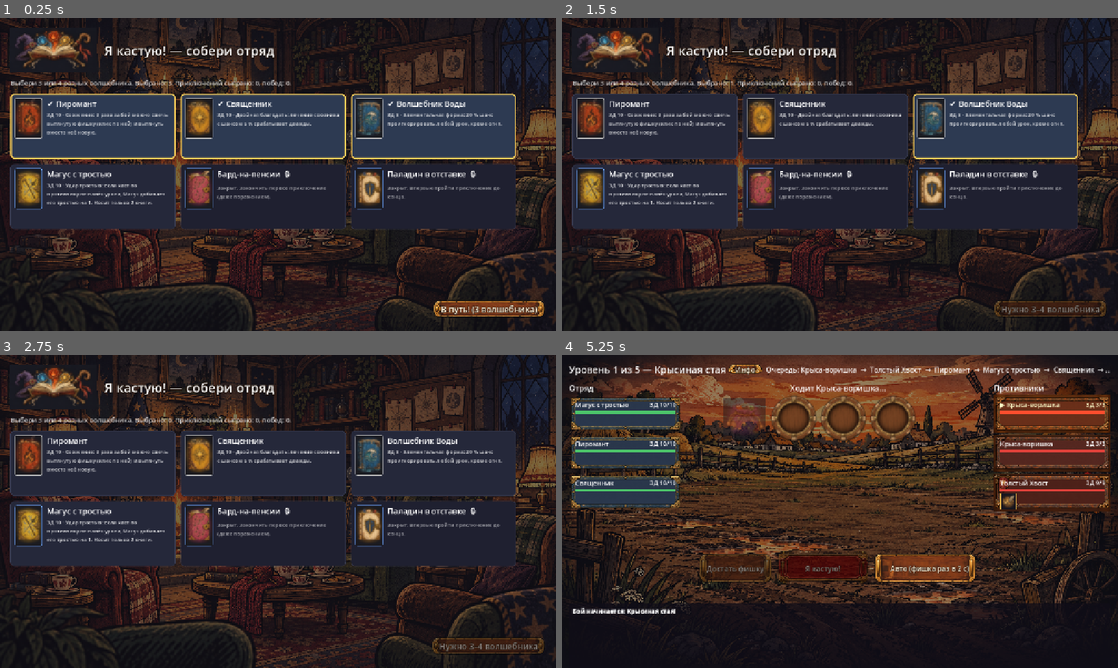
Above: before the commit, frames 1-4 (two rows, left to right).
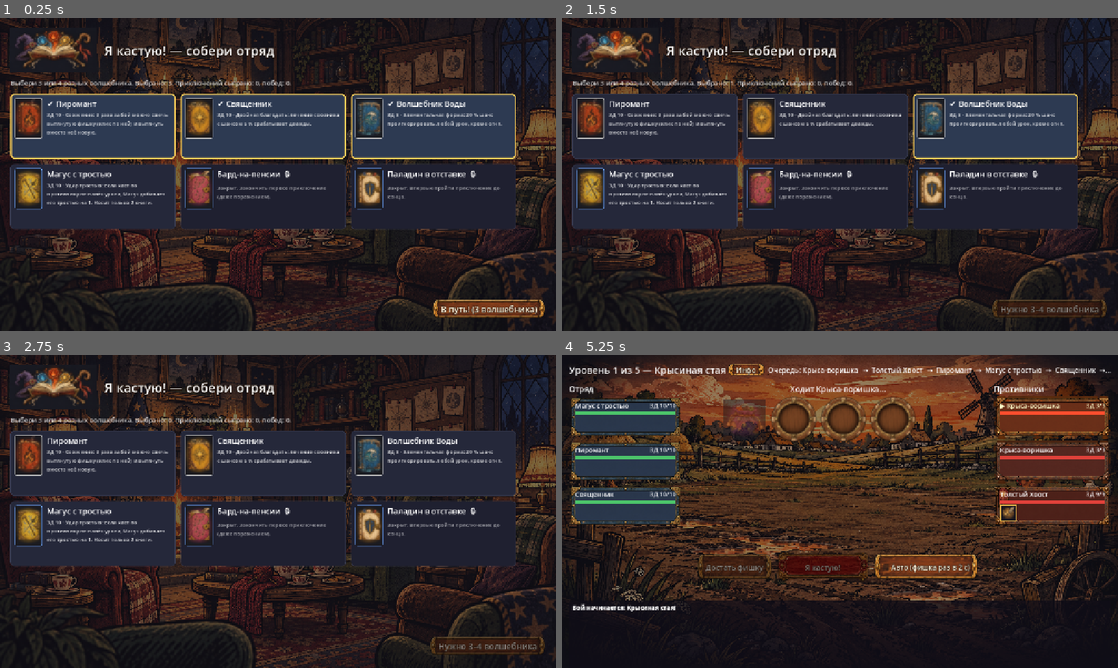
Above: after the commit, the same moments.

Repository: Teninz/I-am-spellcast...
Game: Godot game, scene res://scenes/main.tscn
The game is run twice, just before and just after one commit, with the same random seed, the same clock (stepped at 60 frames per second) and the same inputs.
Inputs (mouse positions are in pixels of both pictures, inside the frame that each line leads up to):
- Up to frame 1 (0.25 s): no input
- Up to frame 2 (1.5 s): click (656, 127) at 0.52 s; click (823, 127) at 1.27 s
- Up to frame 3 (2.75 s): click (433, 464) at 2.02 s
- Up to frame 4 (5.25 s): click (656, 533) at 2.77 s; click (656, 464) at 3.52 s; click (823, 464) at 4.27 s; click "В путь! (3 волшебника)" at 5 s

The runs differ from the first frame. In frame 1, 0.4% of the frame differs, in the area x 77-98%, y 90-96%; in frame 2, 0.5%; in frame 3, 0.5%; in frame 4, 14%, in the area x 1-99%, y 2-83%.

Commit message:
Keep UI art proportions: fixed-ratio camp columns, keyed frame backgrounds, uncut buttons
- Camp columns keep the rest-card frame's 400x720 ratio and scale it as a
  whole; content scrolls inside the frame. Loot shows name and type next
  to the picture and the description below it at full width.
- Frames with a painted dark background around them are keyed to
  transparency at load (source files untouched).
- Buttons use separate horizontal/vertical 9-slice margins so the plank
  is never cut; battle cards match the 512x192 frame ratio.

Co-Authored-By: Claude Opus 5.5 <noreply@anthropic.com>
Claude-Session: https://claude.ai/code/session_01XbX1ngbhtgbfNzisbzGDWM

Diff:
--- a/scripts/ui/art.gd
+++ b/scripts/ui/art.gd
@@ -89,11 +89,62 @@
 
 # --- Интерфейс: фоны, рамки, кнопки ----------------------------------------
 
+## Картинка без сплошного фона по краям: пиксели цвета угла, связанные с краем, становятся
+## прозрачными. Нужно для рамок, у которых вокруг нарисован тёмный фон вместо прозрачности.
+static func keyed(path: String) -> Texture2D:
+	var key := path + "@keyed"
+	if _cache.has(key):
+		return _cache[key]
+	var tex := Art.texture(path)
+	if tex == null:
+		_cache[key] = null
+		return null
+	var img := tex.get_image()
+	if img.is_compressed():
+		img.decompress()
+	img.convert(Image.FORMAT_RGBA8)
+	var w := img.get_width()
+	var h := img.get_height()
+	var bg := img.get_pixel(1, 1)
+	if bg.a < 0.5:
+		_cache[key] = tex  # фон уже прозрачный
+		return tex
+	var seen := PackedByteArray()
+	seen.resize(w * h)
+	var stack := PackedInt32Array()
+	for x in w:
+		stack.append(x)
+		stack.append((h - 1) * w + x)
+	for y in h:
+		stack.append(y * w)
+		stack.append(y * w + w - 1)
+	while not stack.is_empty():
+		var idx: int = stack[stack.size() - 1]
+		stack.resize(stack.size() - 1)
+		if seen[idx]:
+			continue
+		seen[idx] = 1
+		var px := idx % w
+		var py := idx / w
+		var c := img.get_pixel(px, py)
+		if absf(c.r - bg.r) + absf(c.g - bg.g) + absf(c.b - bg.b) > 0.12:
+			continue
+		img.set_pixel(px, py, Color(c.r, c.g, c.b, 0.0))
+		if px > 0: stack.append(idx - 1)
+		if px < w - 1: stack.append(idx + 1)
+		if py > 0: stack.append(idx - w)
+		if py < h - 1: stack.append(idx + w)
+	img.generate_mipmaps()
+	var out := ImageTexture.create_from_image(img)
+	_cache[key] = out
+	return out
+
+
 ## Уменьшенная копия картинки (для рамок: углы 9-slice рисуются в «родном» размере).
 static func scaled(path: String, factor: float) -> Texture2D:
 	var key := "%s@%s" % [path, factor]
 	if not _cache.has(key):
-		var tex := Art.texture(path)
+		var tex := Art.keyed(path) if path.contains("/ui/") else Art.texture(path)
 		if tex == null or is_equal_approx(factor, 1.0):
 			_cache[key] = tex
 		else:
@@ -106,13 +157,16 @@
 
 
 ## Рамка-«резинка» (9-slice) из картинки. margin — толщина края в исходных пикселях.
-static func frame(name: String, margin: float, factor: float = 0.5, content: float = -1.0, tint: Color = Color.WHITE) -> StyleBox:
+static func frame(name: String, margin: float, factor: float = 0.5, content: float = -1.0, tint: Color = Color.WHITE, margin_v: float = -1.0) -> StyleBox:
 	var tex := Art.scaled("res://assets/ui/%s.png" % name, factor)
 	if tex == null:
 		return null
 	var sb := StyleBoxTexture.new()
 	sb.texture = tex
 	sb.set_texture_margin_all(margin * factor)
+	if margin_v >= 0.0:
+		sb.texture_margin_top = margin_v * factor
+		sb.texture_margin_bottom = margin_v * factor
 	sb.set_content_margin_all(content if content >= 0.0 else margin * factor)
 	sb.modulate_color = tint
 	return sb
@@ -203,13 +257,13 @@
 ## Общая тема: деревянные кнопки.
 static func ui_theme() -> Theme:
 	var th := Theme.new()
-	var normal := Art.frame("button", 44, 0.5, -1.0)
+	var normal := Art.frame("button", 40, 0.4, -1.0, Color.WHITE, 14)
 	if normal == null:
 		return th
-	normal.content_margin_left = 18
-	normal.content_margin_right = 18
-	normal.content_margin_top = 6
-	normal.content_margin_bottom = 6
+	normal.content_margin_left = 20
+	normal.content_margin_right = 20
+	normal.content_margin_top = 7
+	normal.content_margin_bottom = 7
 	var hover := normal.duplicate()
 	hover.modulate_color = Color(1.2, 1.15, 1.0)
 	var pressed := normal.duplicate()
--- a/scripts/ui/battle_ui.gd
+++ b/scripts/ui/battle_ui.gd
@@ -668,7 +668,7 @@
 	_draw_button = _button("Достать фишку", _on_draw_pressed)
 	controls.add_child(_draw_button)
 	_cast_button = _button("Я кастую!", _on_cast_pressed)
-	var cast_box := Art.frame("button_cast", 60, 0.45)
+	var cast_box := Art.frame("button_cast", 56, 0.4, -1.0, Color.WHITE, 22)
 	if cast_box:
 		cast_box.content_margin_left = 24
 		cast_box.content_margin_right = 24
@@ -735,7 +735,7 @@
 
 func _make_card(u: Unit) -> Button:
 	var b := Button.new()
-	b.custom_minimum_size = Vector2(260, 86)
+	b.custom_minimum_size = Vector2(260, 98)  # пропорции рамки 512×192
 	b.pressed.connect(_on_card_pressed.bind(u))
 	var frame_name := "card_party" if u.is_wizard() else ("card_boss" if u.is_boss else ("card_leader" if u.is_leader else "card_enemy"))
 	var box: StyleBox = Art.frame(frame_name, 40, 0.42)
--- a/scripts/ui/camp_ui.gd
+++ b/scripts/ui/camp_ui.gd
@@ -85,19 +85,17 @@
 	_info.modulate = Color(1, 1, 1, 0.75)
 	root.add_child(_info)
 
-	var scroll := ScrollContainer.new()
-	scroll.size_flags_vertical = Control.SIZE_EXPAND_FILL
-	scroll.horizontal_scroll_mode = ScrollContainer.SCROLL_MODE_DISABLED
-	root.add_child(scroll)
 	_columns = HBoxContainer.new()
 	_columns.size_flags_horizontal = Control.SIZE_EXPAND_FILL
+	_columns.size_flags_vertical = Control.SIZE_EXPAND_FILL
+	_columns.alignment = BoxContainer.ALIGNMENT_CENTER
 	_columns.add_theme_constant_override("separation", 12)
-	scroll.add_child(_columns)
+	root.add_child(_columns)
 
 	_messages = RichTextLabel.new()
 	_messages.bbcode_enabled = true
 	_messages.scroll_following = true
-	_messages.custom_minimum_size = Vector2(0, 70)
+	_messages.custom_minimum_size = Vector2(0, 64)
 	_messages.add_theme_font_size_override("normal_font_size", 14)
 	root.add_child(_messages)
 
@@ -128,20 +126,40 @@
 
 func _wizard_column(i: int) -> Control:
 	var w := adventure.wizards[i]
-	var panel := PanelContainer.new()
+	# Колонка всегда в пропорциях рамки (400×720): рамка масштабируется целиком, не растягиваясь.
+	var panel := AspectRatioContainer.new()
+	panel.ratio = 400.0 / 720.0
+	panel.stretch_mode = AspectRatioContainer.STRETCH_FIT
+	panel.size_flags_vertical = Control.SIZE_EXPAND_FILL
 	panel.size_flags_horizontal = Control.SIZE_EXPAND_FILL
-	var box: StyleBox = Art.frame("card_rest", 46, 0.42)
-	if box == null:
-		var flat := StyleBoxFlat.new()
-		flat.bg_color = Color("2b3a30")
-		flat.set_corner_radius_all(8)
-		box = flat
-	box.set_content_margin_all(16)
-	box.content_margin_top = 44  # ниже орнамента с котелком
-	panel.add_theme_stylebox_override("panel", box)
+	var card := Control.new()
+	panel.add_child(card)
+	var frame_tex := Art.keyed("res://assets/ui/card_rest.png")
+	if frame_tex:
+		var tr := TextureRect.new()
+		tr.texture = frame_tex
+		tr.expand_mode = TextureRect.EXPAND_IGNORE_SIZE
+		tr.stretch_mode = TextureRect.STRETCH_SCALE
+		tr.texture_filter = CanvasItem.TEXTURE_FILTER_LINEAR_WITH_MIPMAPS
+		tr.set_anchors_and_offsets_preset(Control.PRESET_FULL_RECT)
+		card.add_child(tr)
+	else:
+		var flat := ColorRect.new()
+		flat.color = Color("2b3a30")
+		flat.set_anchors_and_offsets_preset(Control.PRESET_FULL_RECT)
+		card.add_child(flat)
+	# Содержимое — внутри рамки (доли от размера, чтобы масштабировались вместе с ней).
+	var inner := ScrollContainer.new()
+	inner.horizontal_scroll_mode = ScrollContainer.SCROLL_MODE_DISABLED
+	inner.anchor_left = 0.07
+	inner.anchor_right = 0.93
+	inner.anchor_top = 0.15
+	inner.anchor_bottom = 0.965
+	card.add_child(inner)
 	var col := VBoxContainer.new()
+	col.size_flags_horizontal = Control.SIZE_EXPAND_FILL
 	col.add_theme_constant_override("separation", 6)
-	panel.add_child(col)
+	inner.add_child(col)
 
 	col.add_child(_label(w.name, 19))
 	var st := w.stats()
@@ -257,7 +275,10 @@
 	if rarity != "":
 		title.add_theme_color_override("font_color", RARITY_COLORS[rarity])
 	col.add_child(title)
-	col.add_child(_small(_offer_text(o)))
+	var lines := _offer_text(o).split("\n", false, 1)
+	col.add_child(_small(lines[0]))
+	if lines.size() > 1:
+		outer.add_child(_small(lines[1]))
 	if o.resolved:
 		col.add_child(_small("✔ Разобрано"))
 		return
@@ -334,9 +355,11 @@
 			var owner: String = b.class if b.class != null else "без класса"
 			return "Книга · %s · %s\nСтихии: %s\n%s" % [RARITY_NAMES[b.rarity], owner, ", ".join(PackedStringArray(els)), b.flavor]
 		"item":
-			return "Предмет · %s" % adventure.items[o.id].text
+			return "Расходуемый предмет\n%s" % adventure.items[o.id].text
 		"equipment":
-			return _equipment_text(adventure.equipment[o.id])
+			var e: Dictionary = adventure.equipment[o.id]
+			var full := _equipment_text(e)
+			return "%s · %s\n%s" % ["Шляпа" if e.slot == "hat" else "Ботинки", RARITY_NAMES[e.rarity], full.substr(full.find(": ") + 2)]
 	return ""
 
 
Binary file changed: docs/images/prototype-battle.png
Binary file changed: docs/images/prototype-camp.png
